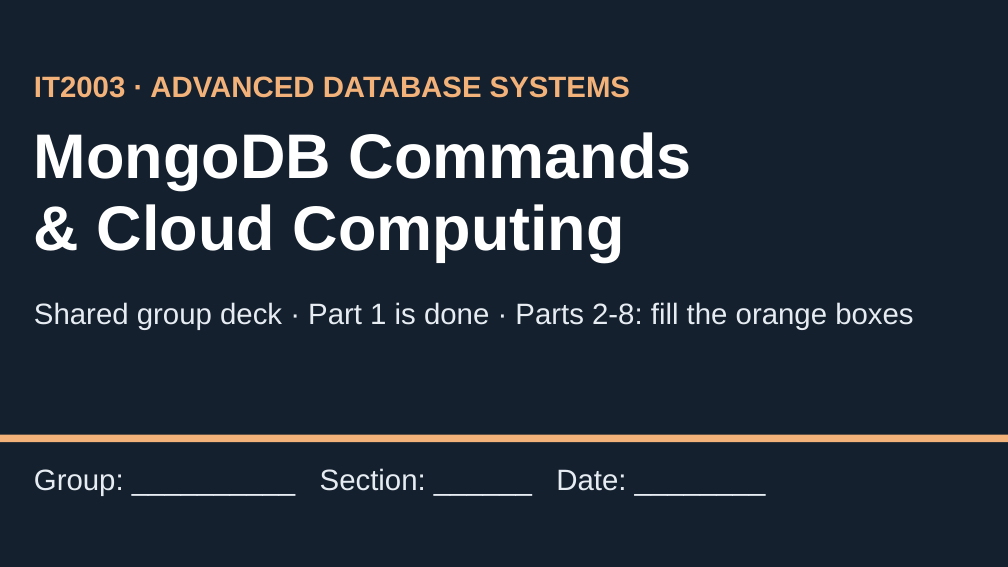
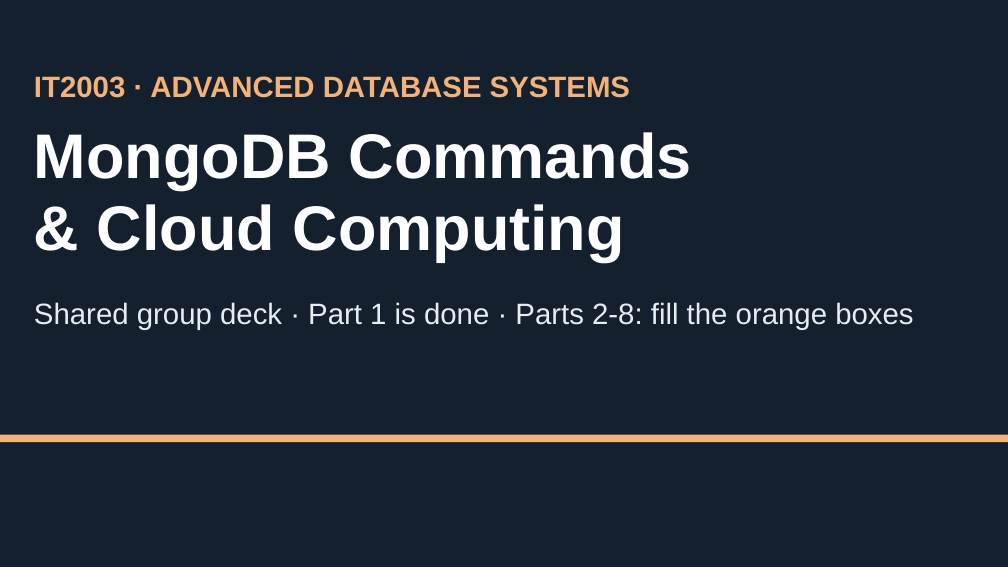
Before and after one commit to Tiredicey/ADBS, a slide deck: slide 1 of 02_GROUP_DECK/ADBS_GROUP_DECK.pptx (slide 2 before the commit). Drawn at 1008x567 pixels with LibreOffice and Linux fonts; fonts in the diff are those of the drawing. Boxes give left, top, right and bottom in pixels: in the first picture for what was removed or moved away, otherwise in the second. Text is boxed around its words. In the diff, an @@ line names an element or a change of style, - is before the commit and + after.

```diff
--- a/02_GROUP_DECK/ADBS_GROUP_DECK.pptx
+++ b/02_GROUP_DECK/ADBS_GROUP_DECK.pptx
@@ text removed at <box>34,468,626,496</box> @@
-Group: __________ Section: ______ Date: ________
```
Also in this commit, not shown: 32 other slides changed, 4 slides removed, 3 other files.
